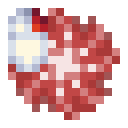
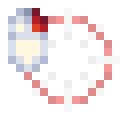
Revision of a layered 128x128 image; what changed, layer by layer:
added layer "targetter.png" above "portal_red_portal.png" over [8, 8, 120, 120]
hid "portal_red_portal.png" over [8, 8, 120, 120]
